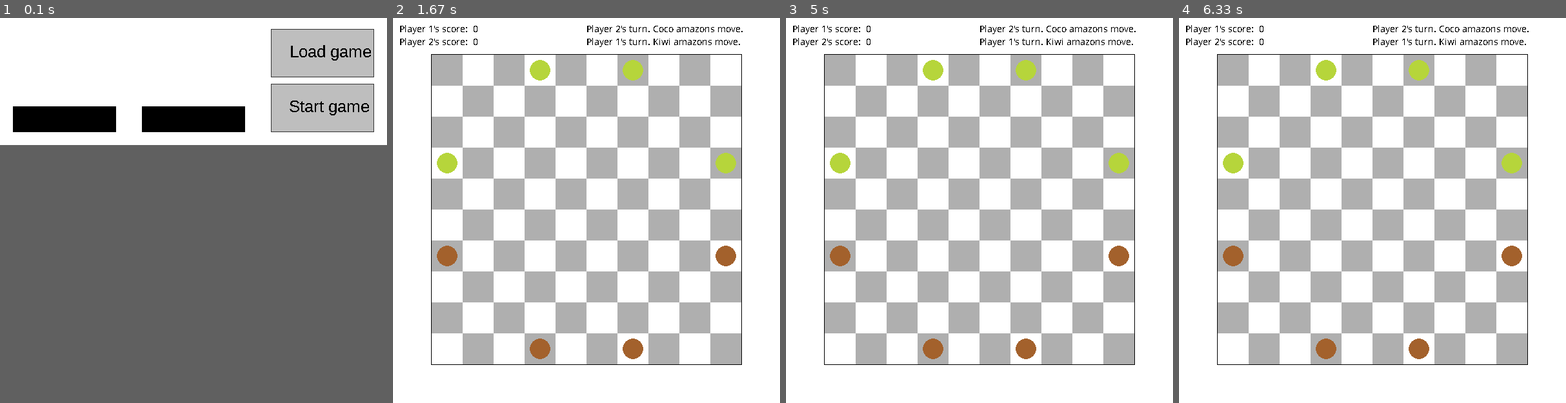
Above: before the commit, frames 1-4 (left to right).
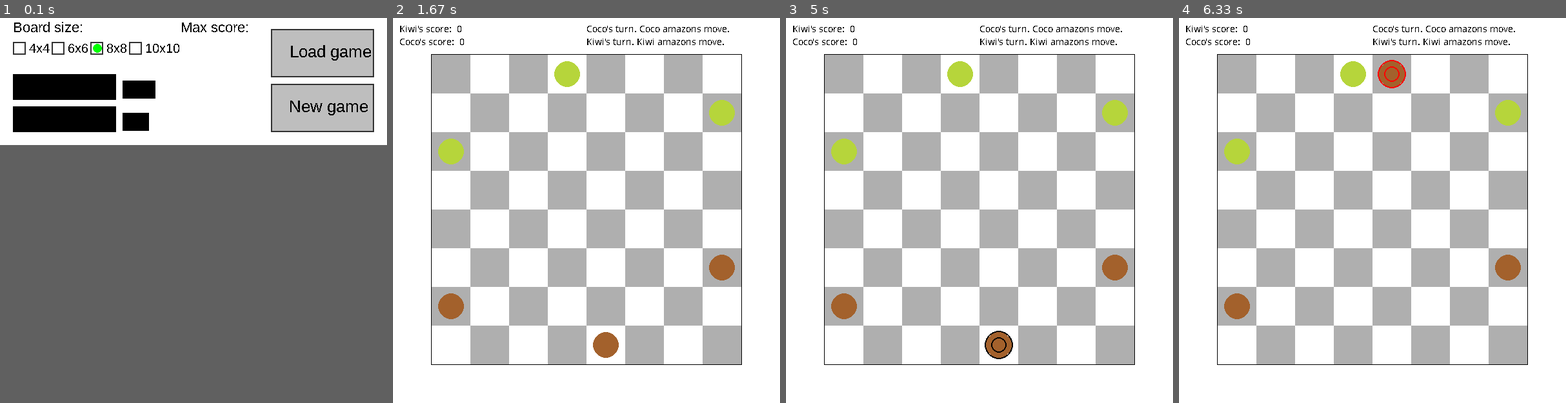
Above: after the commit, the same moments.

Repository: LlucSF/the_game_of_amazons
Game: pygame game, started from __init__.py
Same seed, same stepped clock (60 frames per second), same inputs: the game is played once before the commit and once after it.
Inputs (mouse positions are in pixels of both pictures, inside the frame that each line leads up to):
- Up to frame 1 (0.1 s): no input
- Up to frame 2 (1.67 s): click (721, 106) at 0.38 s, where only the run after the commit has a clickable "New game"; hold R 0.67-1.13 s; hold Right 0.67-1.13 s; move the mouse to (493, 195) at 0.7 s; press the mouse at (451, 322) at 1.2 s; move the mouse to (532, 306) at 1.3 s; release the mouse at (617, 291) at 1.43 s
- Up to frame 3 (5 s): move the mouse to (1006, 356) at 4.57 s; click (1006, 356) at 4.7 s; move the mouse to (1002, 75) at 4.97 s
- Up to frame 4 (6.33 s): click (1395, 75) at 5.15 s; move the mouse to (1333, 245) at 5.47 s; click (1333, 245) at 5.68 s

The runs differ from the first frame. In frame 1, 5.3% of the frame differs, in the area x 3-97%, y 1-30%; in frame 2, 33%; in frame 3, 33%, in the area x 1-91%, y 1-90%; in frame 4, 33%.

Commit message:
- Updated the menu interface - Changed the interaction between Game and Menu - Added a Menu class - Minor fixes

Diff:
--- a/Classes/Amazons.py
+++ b/Classes/Amazons.py
@@ -10,9 +10,9 @@
 from .BoardUtilities import BoardUtilities
 
 
-
 class Amazon(BoardUtilities):
     def __init__(self, row, column, player, amazon_id, margin, cell_size, cell_per_side):
+        super().__init__()
         self.row = row
         self.column = column
         self.player = player
--- a/Classes/BoardUtilities.py
+++ b/Classes/BoardUtilities.py
@@ -5,6 +5,11 @@
 
 
 class BoardUtilities:  # global class containing general utilites for other classes
+    def __init__(self):
+        self.margin = None
+        self.cell_size = None
+        self.cells_per_side = None
+
     def get_cell_from_click(self):
         # Get mouse position and transform it into row/column
         x_mouse, y_mouse = pygame.mouse.get_pos()
--- a/Classes/Game.py
+++ b/Classes/Game.py
@@ -1,18 +1,18 @@
 
 import copy
 import networkx as nx
-import pygame
 import pygame.freetype
 from tkinter import Tk
 from tkinter.filedialog import askopenfilename
-from Classes.pygame_functions import *
+from .pygame_functions import *
 from .BoardUtilities import BoardUtilities
 from .Amazons import Amazon
 from .Player import Player
 
 
 class Game(BoardUtilities):
-    def __init__(self, max_score, previous_scores, first_player, cells_per_side):
+    def __init__(self, max_score, previous_scores, first_player, cells_per_side, list_of_names):
+        super().__init__()
         self.play_again = True
         self.end_game = False
         self.its_a_draw = False
@@ -26,23 +26,19 @@
         self.board_origin = self.margin / 2
         self.cell_size = self.board_sz / self.cells_per_side
         self.surface = None
-        self.menu_surface = None
         self.total_number_of_amazons = self.cells_per_side - 2
         self.number_of_amazons_per_player = int(self.total_number_of_amazons/2)
         self.score_graph = nx.Graph()  # graph used to compute the final score at each ended round
 
         # Player instances
         self.players = []
-        list_of_names = []
-        list_of_names.append("Player 1")
-        list_of_names.append("Player 2")
         for i in range(2):
             self.players.append(Player(list_of_names[i], previous_scores[i], i, self.number_of_amazons_per_player))
         self.players[first_player].active = True
 
         # Amazon instances
         self.amazons = []
-        self.board_data = None
+        self.board_data = self.fill_new_board()
 
     # Exchanges the active players, refresh the immobilized amazon numbers and check if there's already a winner
     def next_turn(self):
@@ -95,9 +91,7 @@
     def start_and_play_new_game(self):
         pygame.init()  # Prepare the pygame module for use
         pygame.display.set_caption("LlucSF's Amazons")
-        if not self.load_game:
-            self.board_data = self.board_data = self.fill_new_board()
-        # Draw the board for the first time
+
         self.draw_board()
 
         while self.players[0].score < self.max_score and self.players[1].score < self.max_score:  # while no abs winner
@@ -137,9 +131,8 @@
                         self.draw_board()
 
                     if ev.key == pygame.K_s:
-                        self.players[0].score += 1
-                        self.players[1].score += 1
-                        self.draw_board()
+                        self.save_game()
+                        break
 
             if new_event:
                 self.draw_board()
@@ -165,7 +158,6 @@
         if self.load_game:
             board_data = copy.deepcopy(self.saved_game)
             self.cell_size = self.board_sz / self.cells_per_side
-            print(self.cells_per_side)
 
         else:
             # Load the initial board for each allowed number of cells_per_side
@@ -227,7 +219,7 @@
     # Draw all the graphics of the game
     def draw_board(self):
         # Define colours in rgb
-        self.surface = screenSize(self.surface_sz, self.surface_sz)
+        self.surface = screenSize(self.surface_sz, self.surface_sz, 50, 50)
         white, light_blue, turquoise, red = (255, 255, 255), (224, 255, 255), (95, 158, 160), (255, 0, 0)
         black, player1, player2, grey = (0, 0, 0), (182, 213, 59), (163, 97, 44), (175, 175, 175)
 
@@ -446,120 +438,21 @@
                 player.amazons_ids = []
         self.board_data = self.fill_new_board()
 
-    def draw_menu(self):
-        pygame.init()  # Prepare the pygame module for use
-        pygame.display.set_caption("LlucSF's Amazons")
-        self.menu_surface = screenSize(600, 200)
-        pygame.display.update()
-
-        self.menu_surface.fill((255, 255, 255))
-        my_font = pygame.font.SysFont('Arial', 26)
-
-        button1 = (420, 20, 160, 75)
-        text_button1 = my_font.render("Load game", False, (0, 0, 0))
-        pygame.draw.rect(self.menu_surface, (190, 190, 190), button1, 0)
-        pygame.draw.rect(self.menu_surface, (50, 50, 50), button1, 1)
-        self.menu_surface.blit(text_button1, (449, 40))
-
-        button2 = (420, 105, 160, 75)
-        text_button2 = my_font.render("Start game", False, (0, 0, 0))
-        pygame.draw.rect(self.menu_surface, (190, 190, 190), button2, 0)
-        pygame.draw.rect(self.menu_surface, (50, 50, 50), button2, 1)
-        self.menu_surface.blit(text_button2, (448, 125))
-
-        textbox1 = makeTextBox(20, 140, 160, 0, "Player 1 name", 15, 24)
-        textbox2 = makeTextBox(220, 140, 160, 0, "Player 2 name", 15, 24)
-        showTextBox(textbox1)
-        showTextBox(textbox2)
-
-        wordlabel_1 = makeLabel("", 24, 20, 110, background="white")
-        wordlabel_2 = makeLabel("", 24, 220, 110, background="white")
-        showLabel(wordlabel_1)
-        showLabel(wordlabel_2)
-
-        while True:
-
-            ev = pygame.event.poll()  # Look for any event
-            if ev.type == pygame.MOUSEBUTTONUP and ev.button == 1:
-                mouse_x, mouse_y = pygame.mouse.get_pos()
-
-                if 580 > mouse_x > 420 and 180 > mouse_y > 105:
-                    self.start_and_play_new_game()
-                    break
-
-                if 580 > mouse_x > 420 and 95 > mouse_y > 20:
-                    self.load_previous_game()
-                    break
-
-                if 180 > mouse_x > 20 and 180 > mouse_y > 140:
-                    text_input1 = copy.deepcopy(textBoxInput(textbox1))
-                    self.players[0].name = text_input1
-                    changeLabel(wordlabel_1, "                               ")
-                    wordlabel_1 = makeLabel(str(text_input1)[:19], 24, 20, 110, background="white")
-                    showLabel(wordlabel_1)
-
-                if 380 > mouse_x > 220 and 180 > mouse_y > 140:
-                    text_input2 = copy.deepcopy(textBoxInput(textbox2))
-                    self.players[1].name = text_input2
-                    changeLabel(wordlabel_2, "                                ")
-                    wordlabel_2 = makeLabel(str(text_input2)[:19], 24, 220, 110, background="white")
-                    showLabel(wordlabel_2)
-
-            if ev.type == pygame.QUIT:
-                pygame.quit()
-                break
-
-
-    def load_previous_game(self):
-        self.load_game = True
+    def save_game(self):
         Tk().withdraw()
         file_name = askopenfilename()
-        file = open(str(file_name), "r")
-        index = file.readline()
-        index = int(index.strip())
-        self.cells_per_side = index
-        loaded_board_data = []
-        for i in range(0, index):
-            tmp = file.readline()
-            tmp = tmp.strip()
-            tmp = tmp.split()
-            tmp2 = []
-            for j in range(0, index):
-                tmp2.append(int(tmp[j]))
-            loaded_board_data.append(tmp2)
-        print(str(loaded_board_data))
-        # Read names
-        tmp = file.readline()
-        tmp = tmp.strip()
-        tmp = tmp.split()
-        self.players[0].name = str(tmp[0])
-        self.players[1].name = str(tmp[1])
-
-        # Read max score
-        tmp = file.readline()
-        tmp = tmp.strip()
-        tmp = tmp.split()
-        self.max_score = int(tmp[0])
-
-        # Read current scores
-        tmp = file.readline()
-        tmp = tmp.strip()
-        tmp = tmp.split()
-        self.players[0].score = int(tmp[0])
-        self.players[1].score = int(tmp[1])
-
-        # Read active player
-        tmp = file.readline()
-        tmp = tmp.strip()
-        tmp = tmp.split()
-        tmp = int(tmp[0])
-        if tmp == 1:
-            self.players[0].active = True
-            self.players[1].active = False
-        else:
-            self.players[0].active = False
-            self.players[1].active = True
-
-        self.saved_game = loaded_board_data
-        self.board_data = self.fill_new_board()
-        self.start_and_play_new_game()
+        if file_name:
+            file = open(str(file_name), "w")
+            file.writelines(str(self.cells_per_side) + "\n")
+            for i in range(self.cells_per_side):
+                tmp = []
+                for j in range(self.cells_per_side):
+                    tmp.append(str(str(self.board_data[i][j]) + " "))
+                tmp.append("\n")
+                file.writelines(tmp)
+            file.writelines(str(self.players[0].name + " " + self.players[1].name + "\n"))
+            file.writelines(str(self.max_score) + "\n")
+            file.writelines(str(str(self.players[0].score) + " " + str(self.players[1].score) + "\n"))
+            for i in range(2):
+                if self.players[i].active:
+                    file.writelines(str(i))
--- /dev/null
+++ b/Classes/Menu.py
@@ -0,0 +1,211 @@
+
+from tkinter import Tk
+from tkinter.filedialog import askopenfilename
+import copy
+from .pygame_functions import *
+from.Game import Game
+
+
+class Menu:
+    def __init__(self):
+        self.max_score = 25
+        self.player_names = ["Kiwi", "Coco"]
+        self.player_names_label = ["Coco", "Kiwi"]
+        self.player_scores = [0, 0]
+        self.cells_per_side = 8
+        self.active_player = 0
+        self.textbox_1 = None
+        self.textbox_2 = None
+        self.wordlabel_1 = None
+        self.wordlabel_2 = None
+
+    def draw_menu(self):
+        pygame.init()  # Prepare the pygame module for use
+        pygame.display.set_caption("LlucSF's Amazons")
+        menu_surface = screenSize(600, 200)
+        pygame.display.update()
+
+        menu_surface.fill((255, 255, 255))
+        my_font = pygame.font.SysFont('Arial', 26)
+        my_normal_font = pygame.font.SysFont('Arial', 22)
+        my_little_font = pygame.font.SysFont('Arial', 20)
+
+        # Cells per side check_boxes
+        x_box1 = (20, 40, 20, 20)
+        x_box2 = (80, 40, 20, 20)
+        x_box3 = (140, 40, 20, 20)
+        x_box4 = (200, 40, 20, 20)
+        if self.cells_per_side == 4:
+            pygame.draw.circle(menu_surface, (0, 255, 0), (31, 50), 7)
+
+        if self.cells_per_side == 6:
+            pygame.draw.circle(menu_surface, (0, 255, 0), (91, 50), 7)
+
+        if self.cells_per_side == 8:
+            pygame.draw.circle(menu_surface, (0, 255, 0), (151, 50), 7)
+
+        if self.cells_per_side == 10:
+            pygame.draw.circle(menu_surface, (0, 255, 0), (211, 50), 7)
+
+        pygame.draw.rect(menu_surface, (50, 50, 50), x_box1, 2)
+        pygame.draw.rect(menu_surface, (50, 50, 50), x_box2, 2)
+        pygame.draw.rect(menu_surface, (50, 50, 50), x_box3, 2)
+        pygame.draw.rect(menu_surface, (50, 50, 50), x_box4, 2)
+        text_x_boxes = my_normal_font.render("Board size:", False, (0, 0, 0))
+        text_x_box1 = my_little_font.render("4x4", False, (0, 0, 0))
+        text_x_box2 = my_little_font.render("6x6", False, (0, 0, 0))
+        text_x_box3 = my_little_font.render("8x8", False, (0, 0, 0))
+        text_x_box4 = my_little_font.render("10x10", False, (0, 0, 0))
+        menu_surface.blit(text_x_boxes, (20, 5))
+        menu_surface.blit(text_x_box1, (45, 38))
+        menu_surface.blit(text_x_box2, (105, 38))
+        menu_surface.blit(text_x_box3, (165, 38))
+        menu_surface.blit(text_x_box4, (225, 38))
+
+        # Max score
+        text_max_score = my_normal_font.render("Max score:", False, (0, 0, 0))
+        menu_surface.blit(text_max_score, (280, 5))
+
+        # Load game button
+        button1 = (420, 20, 160, 75)
+        text_button1 = my_font.render("Load game", False, (0, 0, 0))
+        pygame.draw.rect(menu_surface, (190, 190, 190), button1, 0)
+        pygame.draw.rect(menu_surface, (50, 50, 50), button1, 2)
+        menu_surface.blit(text_button1, (449, 40))
+
+        # New game button
+        button2 = (420, 105, 160, 75)
+        text_button2 = my_font.render("New game", False, (0, 0, 0))
+        pygame.draw.rect(menu_surface, (190, 190, 190), button2, 0)
+        pygame.draw.rect(menu_surface, (50, 50, 50), button2, 2)
+        menu_surface.blit(text_button2, (448, 125))
+
+        # Player name inputs
+        self.textbox_1 = makeTextBox(20, 90, 160, 0, "Player 1 name:", 15, 24)
+        self.textbox_2 = makeTextBox(20, 140, 160, 0, "Player 2 name:", 15, 24)
+        showTextBox(self.textbox_1)
+        showTextBox(self.textbox_2)
+        self.wordlabel_1 = makeLabel(self.player_names_label[0], 22, xpos=190, ypos=100, background="white")
+        self.wordlabel_2 = makeLabel(self.player_names_label[1], 22, xpos=190, ypos=150, background="white")
+        showLabel(self.wordlabel_1)
+        showLabel(self.wordlabel_2)
+
+    def menu_gui(self):
+        while True:
+            ev = pygame.event.poll()  # Look for any event
+            if ev.type == pygame.MOUSEBUTTONUP and ev.button == 1:
+                mouse_x, mouse_y = pygame.mouse.get_pos()
+
+                # Board size check boxes
+                if 60 > mouse_y > 40:
+                    if 40 > mouse_x > 20:
+                        self.cells_per_side = 4
+                        self.draw_menu()
+
+                    if 100 > mouse_x > 80:
+                        self.cells_per_side = 6
+                        self.draw_menu()
+
+                    if 160 > mouse_x > 140:
+                        self.cells_per_side = 8
+                        self.draw_menu()
+
+                    if 220 > mouse_x > 200:
+                        self.cells_per_side = 10
+                        self.draw_menu()
+
+                # New game
+                if 580 > mouse_x > 420 and 180 > mouse_y > 105:
+                    new_game = Game(max_score=self.max_score, previous_scores=self.player_scores,
+                                    first_player=self.active_player, cells_per_side=self.cells_per_side,
+                                    list_of_names=self.player_names)
+                    new_game.start_and_play_new_game()
+                    break
+
+                # Load game
+                if 580 > mouse_x > 420 and 95 > mouse_y > 20:
+                    self.load_previous_game()
+                    break
+
+                # Player 1 textbox
+                if 180 > mouse_x > 20 and 130 > mouse_y > 90:
+                    text_input1 = copy.deepcopy(textBoxInput(self.textbox_1))
+                    self.player_names[0] = text_input1
+                    self.player_names_label[0] = text_input1
+                    changeLabel(self.wordlabel_1, "                                           ")
+                    self.wordlabel_1 = makeLabel(str(text_input1)[:19], 22, 190, 100, background="white")
+                    showLabel(self.wordlabel_1)
+
+                # Player 2 text box
+                if 180 > mouse_x > 20 and 180 > mouse_y > 140:
+                    text_input2 = copy.deepcopy(textBoxInput(self.textbox_2))
+                    self.player_names[1] = text_input2
+                    self.player_names_label[1] = text_input2
+                    changeLabel(self.wordlabel_2, "                                           ")
+                    self.wordlabel_2 = makeLabel(str(text_input2)[:19], 22, 190, 150, background="white")
+                    showLabel(self.wordlabel_2)
+
+            if ev.type == pygame.QUIT:
+                pygame.quit()
+                break
+
+    def load_previous_game(self):
+        # Prepare the read file module
+        Tk().withdraw()
+        file_name = askopenfilename()
+        if file_name:
+            file = open(str(file_name), "r")
+
+            # Read the cells per side
+            index = file.readline()
+            index = int(index.strip())
+            self.cells_per_side = index
+
+            # Read all the board data list
+            loaded_board_data = []
+            for i in range(0, index):
+                tmp = file.readline()
+                tmp = tmp.strip()
+                tmp = tmp.split()
+                tmp2 = []
+                for j in range(0, index):
+                    tmp2.append(int(tmp[j]))
+                loaded_board_data.append(tmp2)
+            print(loaded_board_data)
+
+            # Read names
+            tmp = file.readline()
+            tmp = tmp.strip()
+            tmp = tmp.split()
+            self.player_names = [str(tmp[0]), str(tmp[1])]
+
+            # Read max score
+            tmp = file.readline()
+            tmp = tmp.strip()
+            tmp = tmp.split()
+            self.max_score = int(tmp[0])
+
+            # Read current scores
+            tmp = file.readline()
+            tmp = tmp.strip()
+            tmp = tmp.split()
+            self.player_scores = [int(tmp[0]), int(tmp[1])]
+
+            # Read active player
+            tmp = file.readline()
+            tmp = tmp.strip()
+            tmp = tmp.split()
+            tmp = int(tmp[0])
+            self.active_player = tmp
+
+            # Create a new game instance
+            loaded_game = Game(max_score=self.max_score, previous_scores=self.player_scores,
+                               first_player=self.active_player, cells_per_side=self.cells_per_side,
+                               list_of_names=self.player_names)
+
+            # Activate the load_game flag and fill the board with the loaded data
+            loaded_game.load_game = True
+            loaded_game.saved_game = loaded_board_data
+            loaded_game.board_data = loaded_game.fill_new_board()
+            loaded_game.load_game = False   # Deactivate the flag
+            loaded_game.start_and_play_new_game()
--- a/Classes/Player.py
+++ b/Classes/Player.py
@@ -1,4 +1,3 @@
-
 
 class Player:
     def __init__(self, player_name, player_score, player_number, number_of_amazons):
@@ -11,4 +10,4 @@
         self.winner = False
 
     def add_score(self, new_score):
-        self.score = self.score + new_score
+        self.score += new_score
--- a/__init__.py
+++ b/__init__.py
@@ -1,13 +1,7 @@
 
 
-from Classes.Game import Game
+from Classes.Menu import Menu
 
-
-names = ["Júlia", "Lluc"]
-scores = [0, 0]
-max_score = 20
-first_player = 2
-cells_per_side = 10
-
-my_game = Game(max_score, scores, first_player - 1, cells_per_side)
-my_game.draw_menu()
+new_menu = Menu()
+new_menu.draw_menu()
+new_menu.menu_gui()
